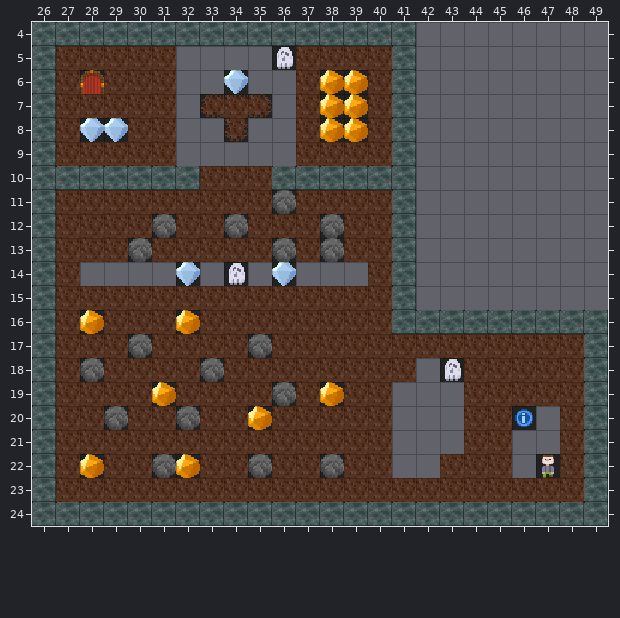
Two versions of a level (Tiled map (JSON), res/lvl003.tmj). Above, as it was before the edit.
Cells are 16x16 px. Shown: x 26..49, y 4..24.
Once edited:
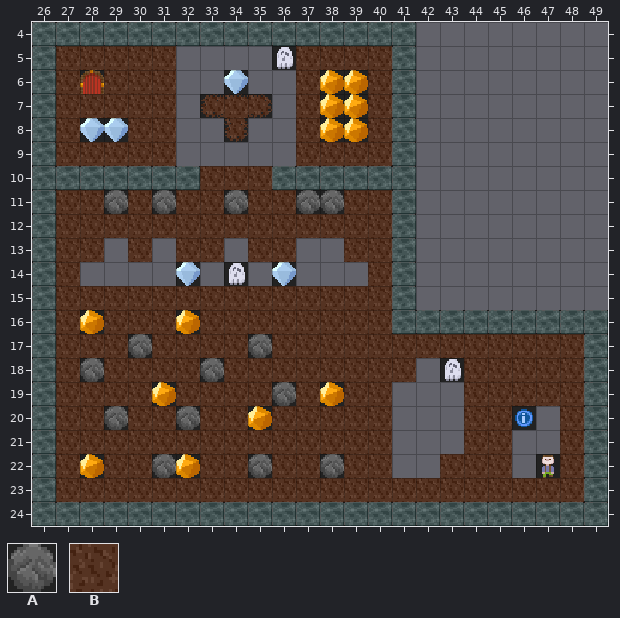
Key: from "base": A 10 "Rock", B 12 "Dirt".
_ is an empty cell.
What changed:
{"where": "layer \"Tile Layer 1\""}
{"y":11,"x":29,"old":"B","new":"A"}
{"y":11,"x":31,"old":"B","new":"A"}
{"y":11,"x":34,"old":"B","new":"A"}
{"y":11,"x":36,"old":"ABB","new":"BAA"}
{"y":12,"x":31,"old":"A","new":"B"}
{"y":12,"x":34,"old":"A","new":"B"}
{"y":12,"x":38,"old":"A","new":"B"}
{"y":13,"x":29,"old":"BAB","new":"_B_"}
{"y":13,"x":34,"old":"B","new":"_"}
{"y":13,"x":36,"old":"ABA","new":"B__"}
{"label":"changed","picture_box":[104,190,176,262]}
{"label":"changed","picture_box":[224,190,248,262]}
{"label":"changed","picture_box":[272,190,344,262]}
